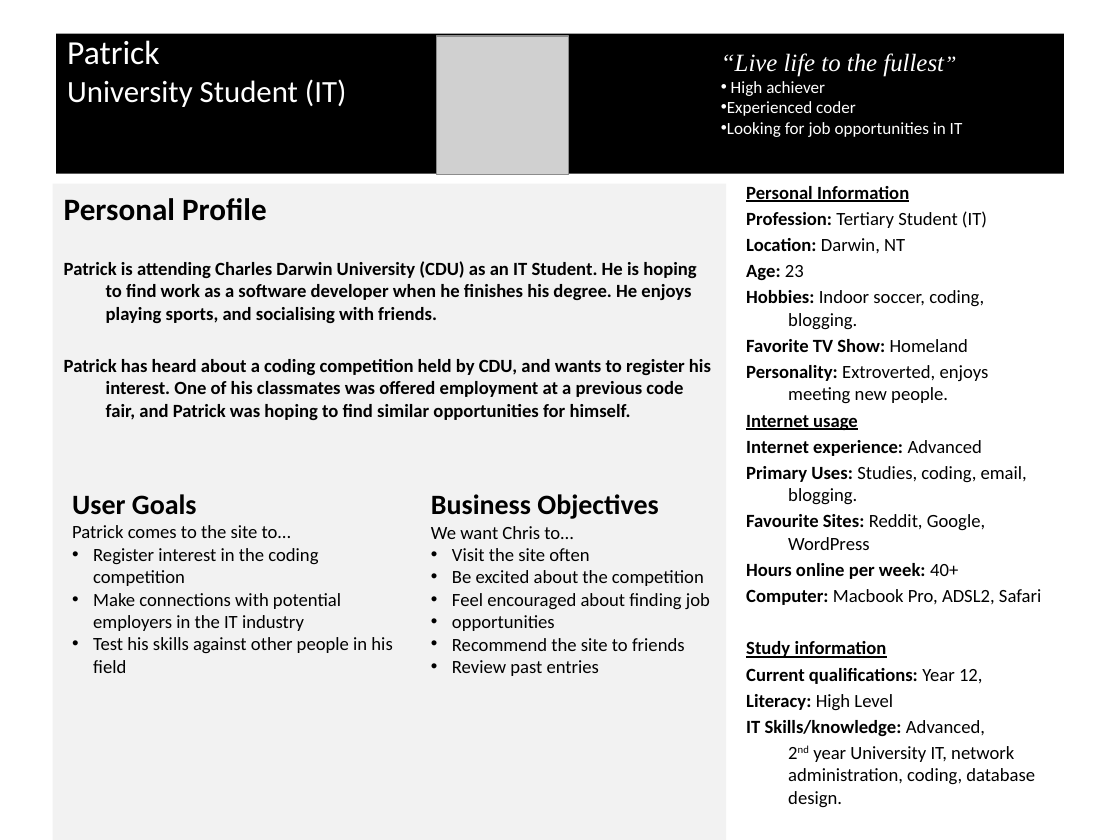
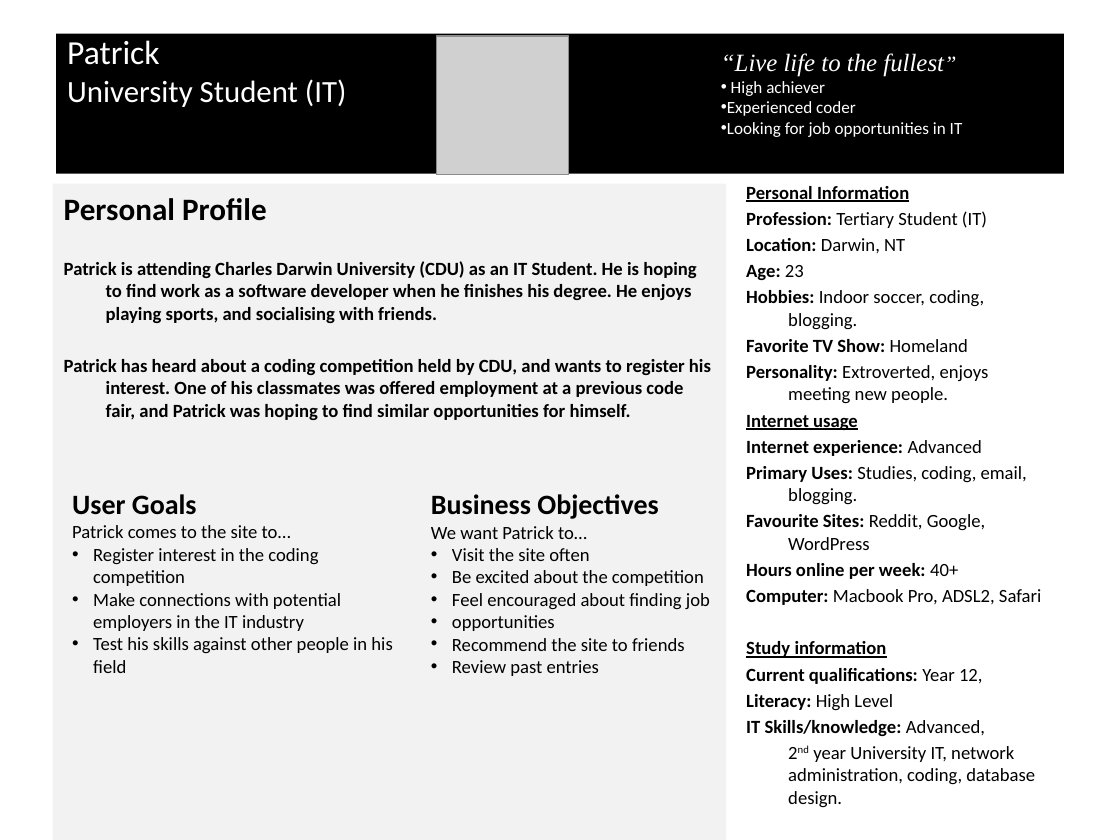
Before and after one commit to jaybeebauer/codefair, a slide deck: slide 1 of working_documents/Milestone2/KB - persona.pptx. Drawn at 1120x840 pixels with LibreOffice and Linux fonts; fonts in the diff are those of the drawing; grey boxes stand for pictures. Boxes give left, top, right and bottom in pixels: in the first picture for what was removed or moved away, otherwise in the second. Text is boxed around its words. In the diff, an @@ line names an element or a change of style, - is before the commit and + after.

```diff
--- a/working_documents/Milestone2/KB - persona.pptx
+++ b/working_documents/Milestone2/KB - persona.pptx
@@ text at (431,526,587,539): text changed @@
-We want Chris to…
+We want Patrick to…
```
Also in this commit, not shown: 28 other files.
